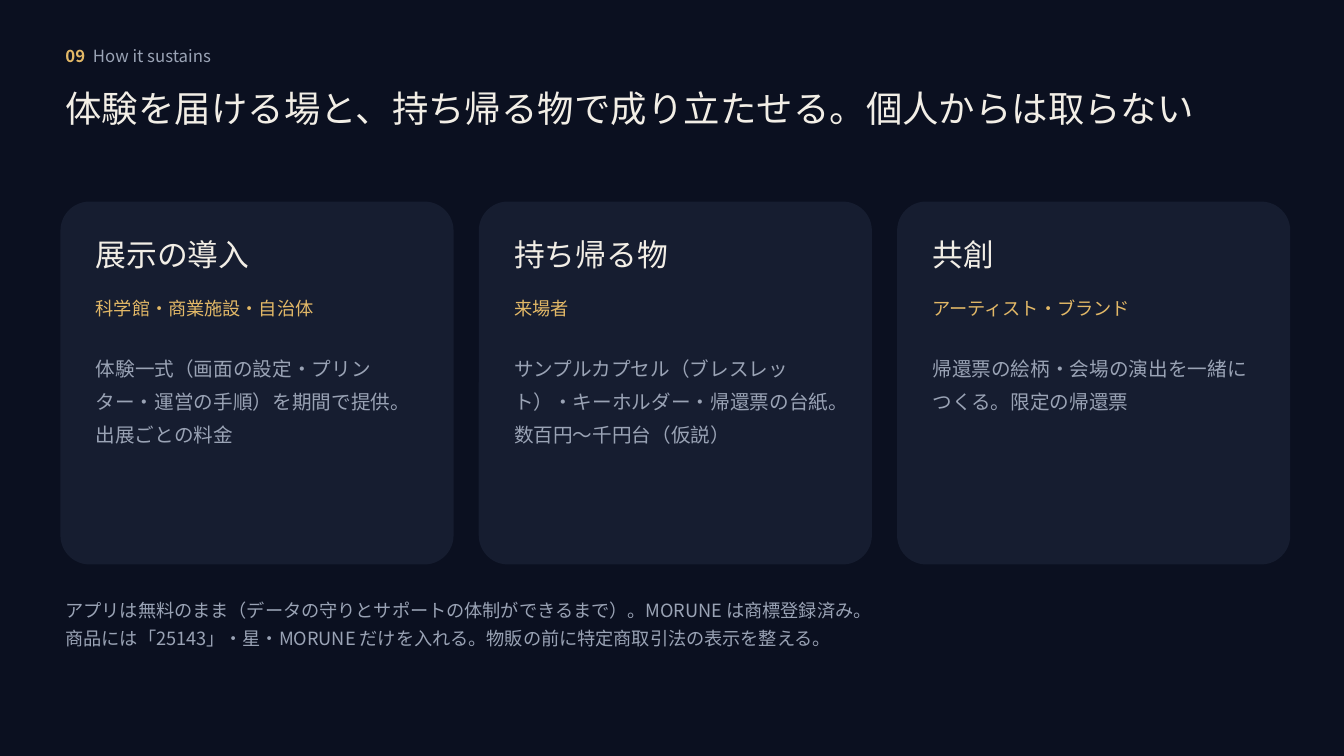
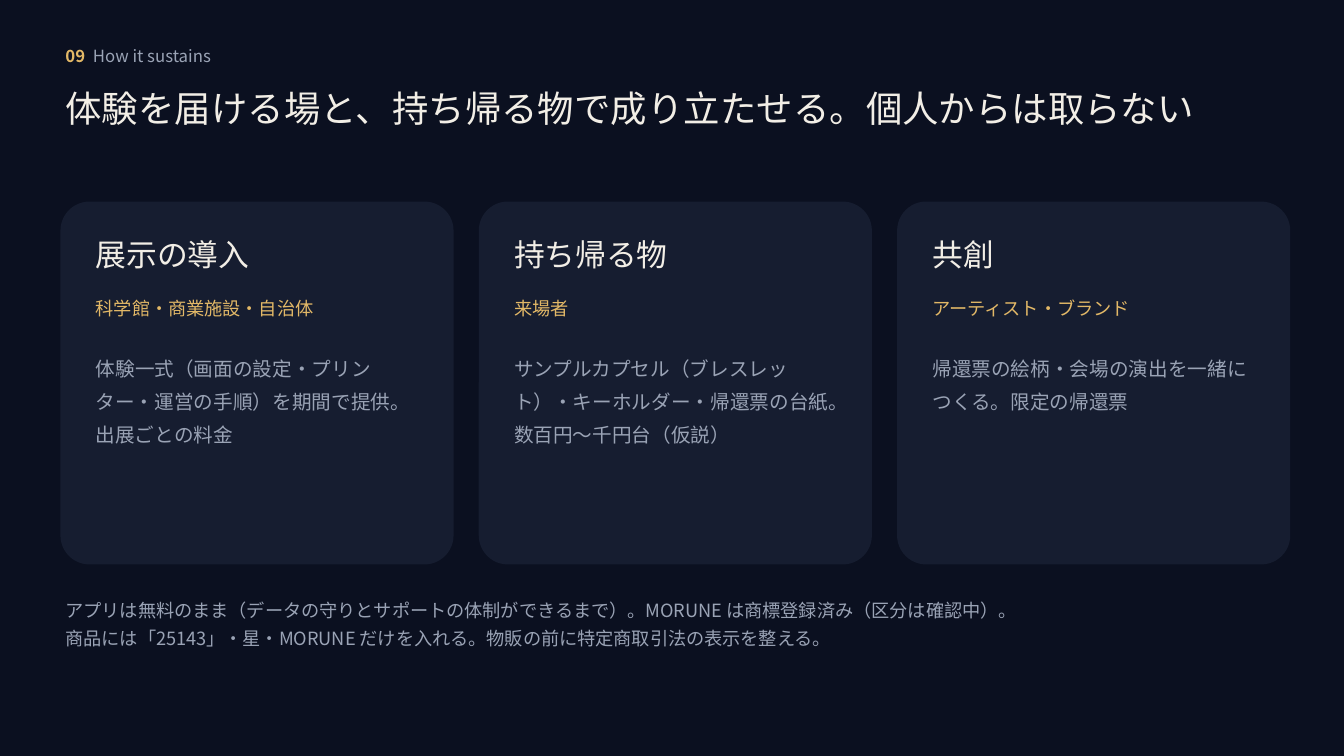
Before and after one commit to mai-san447/hello-earth-25143, a slide deck: slide 11 of deliverables/2026-10-11-gga-selection/MORUNE25143_GGAセレクション_2026-10-11.pptx. Drawn at 1344x756 pixels with LibreOffice and Linux fonts; fonts in the diff are those of the drawing. Boxes give left, top, right and bottom in pixels: in the first picture for what was removed or moved away, otherwise in the second. Text is boxed around its words. In the diff, an @@ line names an element or a change of style, - is before the commit and + after.

```diff
--- a/deliverables/2026-10-11-gga-selection/MORUNE25143_GGAセレクション_2026-10-11.pptx
+++ b/deliverables/2026-10-11-gga-selection/MORUNE25143_GGAセレクション_2026-10-11.pptx
@@ text at (x1=65, y1=601, x2=1016, y2=647): text changed @@
-アプリは無料のまま（データの守りとサポートの体制ができるまで）。MORUNE は商標登録済み。
-商品には「25143」・星・MORUNE だけを入れる。物販の前に特定商取引法の表示を整える。
+アプリは無料のまま（データの守りとサポートの体制ができるまで）。MORUNE は商標登録済み（区分は確認中）。
+商品には「25143」・星・MORUNE だけを入れる。物販の前に特定商取引法の表示を整える。
```
Also in this commit, not shown: 4 other slides changed, 3 other files.
